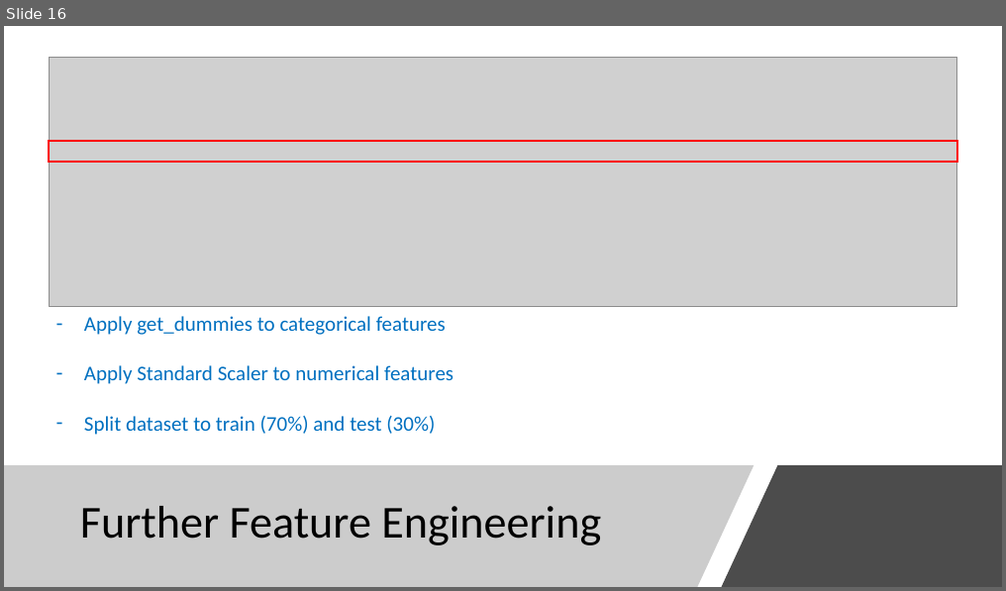
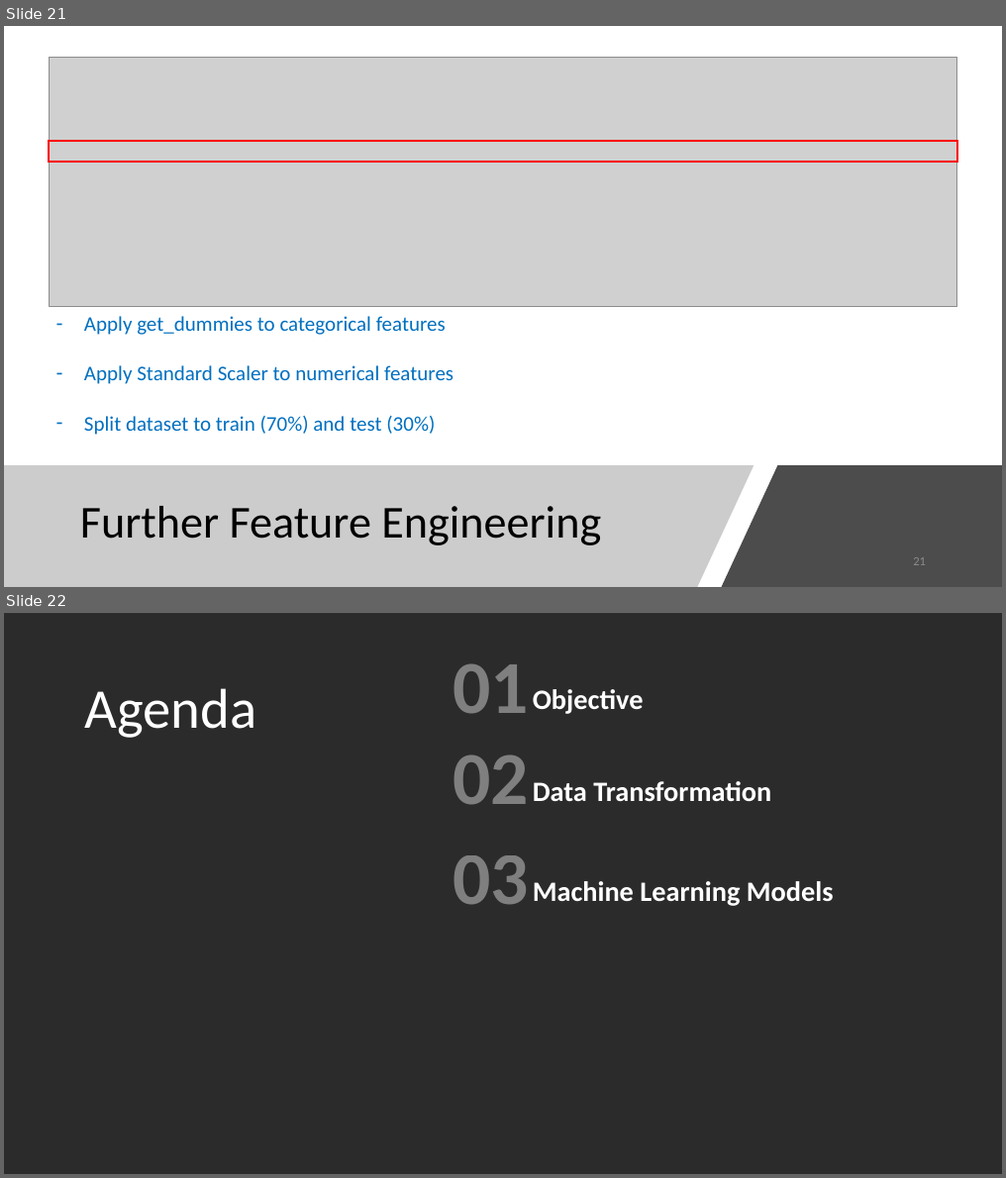
Before and after one commit to Dearsu520/automotive-modeling-project, a slide deck: ETL/Final Project.pptx. Shown one above the other, each under a label of ours: slide 16 before the commit, slides 21 and 22 after it. The pictures are 1006x591 and 1006x1178 pixels, drawn with LibreOffice and Linux fonts; fonts in the diff are those of the drawing; grey boxes stand for pictures; background and template pictures are left out; a plain dark background stands for a picture behind light text. Boxes give left, top, right and bottom in pixels: in the first picture for what was removed or moved away, otherwise in the second. Text is boxed around its words. In the diff, an @@ line names an element or a change of style, - is before the commit and + after.

```diff
--- a/ETL/Final Project.pptx
+++ b/ETL/Final Project.pptx
@@ slide 22 added at [4,613,1002,1174], background picture (left out) @@
@@ text added at [452,663,529,714], 72 pt, text #FFFFFF at 40% opacity, bold @@
+01
@@ text added at [85,688,257,738], 54 pt, text #FFFFFF @@
+Agenda
@@ text added at [533,689,644,714], 27 pt, text #FFFFFF, bold @@
+Objective
@@ text added at [452,755,529,805], 72 pt, text #FFFFFF at 40% opacity, bold @@
+02
@@ text added at [533,781,771,801], 27 pt, text #FFFFFF, bold @@
+Data Transformation
@@ text added at [452,856,529,905], 72 pt, text #FFFFFF at 40% opacity, bold @@
+03
@@ text added at [533,881,834,906], 27 pt, text #FFFFFF, bold @@
+Machine Learning Models
@@ what was slide 16 is now slide 21 @@
@@ slide 21 changed as well @@
@@ page number added at [913,558,926,566], 12 pt, text #8C8C8C @@
+21
```
Also in this commit, not shown: 21 other slides changed, 9 other slides added, 1 slide removed.
